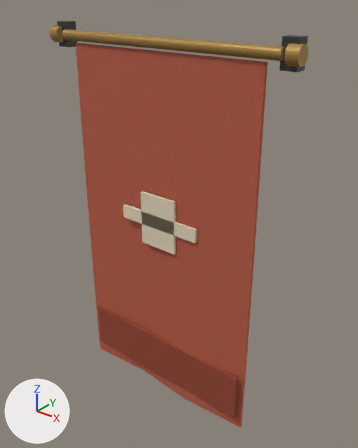
One commit to the glTF model godot/assets/kit/town/banner.glb: the scene before it, then after it.
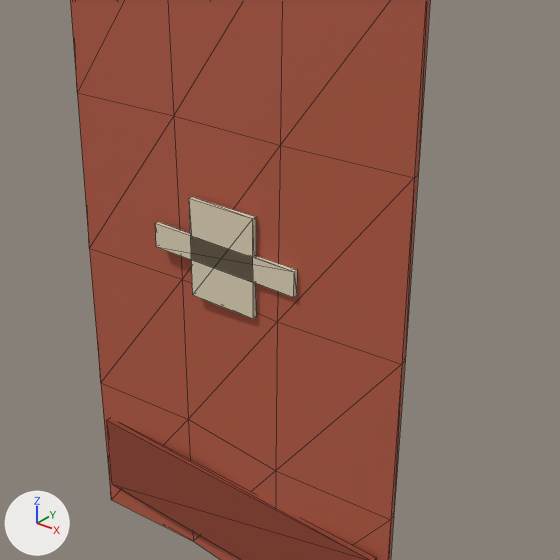
Each version appears first whole from a 50 mm lens placed at (1.256, -1.495, 0.194), pointed at (0.043, 0.021, -0.746), and next in a close-up on the part from 12% to 93% of the width and 20% to 85% of the height. The axes (+X, +Y, +Z) are drawn at lower left. The lights are the same throughout. The first two pictures are the older version. The close-ups show mesh edges as thin lines. Vertices at exactly the same position are counted once.

In view in the first close-up: 'banner'.
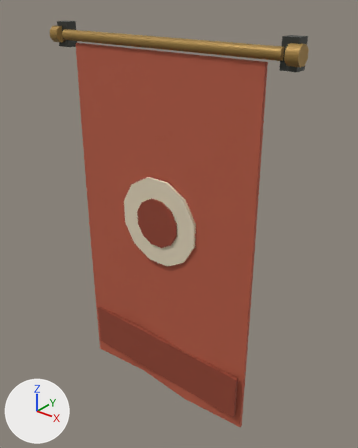
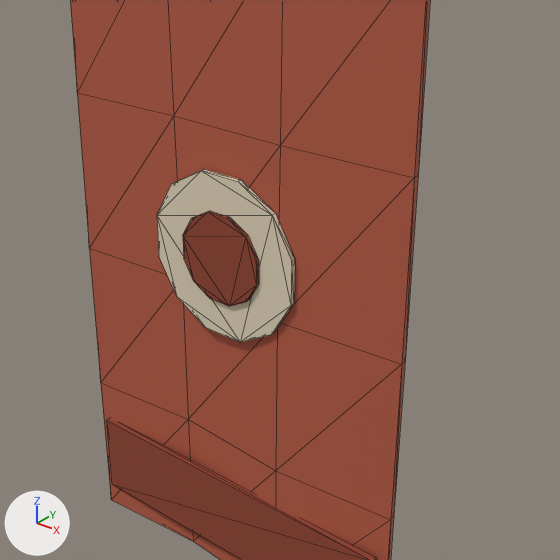
Location of each change, [x1, y1, x2, y2] in pixels of the close-ups (560 x 560 px):
part 1 of me_banner, added (red)
    after: [183, 211, 259, 306]
part 2 of me_banner, added (beige)
    after: [157, 169, 295, 342]
part 3 of me_banner, deleted (beige)
    before: [189, 197, 257, 319]
part 4 of me_banner, deleted (beige)
    before: [155, 222, 298, 297]

The edits, one by one:
me_banner is used by ob_banner; location (0.0, 0.0, 0.0).
me_banner had 128 vertices, 220 faces and spanned x -0.57..0.57, y -0.08..0.0, z -1.63..0.05.
me_banner now has 160 vertices, 284 faces and spans x -0.57..0.57, y -0.08..0.0, z -1.63..0.05.
me_banner part 1: a new loose piece, a 12-sided cylinder along y spanning x -0.1063..0.1063, y -0.08..-0.072, z -0.8263..-0.6137, in mat_flat.
me_banner part 2: a new loose piece, a 12-sided cylinder along y spanning x -0.193..0.193, y -0.072..-0.06, z -0.913..-0.527, in mat_flat.
me_banner part 3: the loose piece of 8 vertices spanning x -0.09..0.09, y -0.07..-0.06, z -0.84..-0.6 is deleted.
me_banner part 4: the loose piece of 8 vertices spanning x -0.2..0.2, y -0.07..-0.06, z -0.75..-0.69 is deleted.
